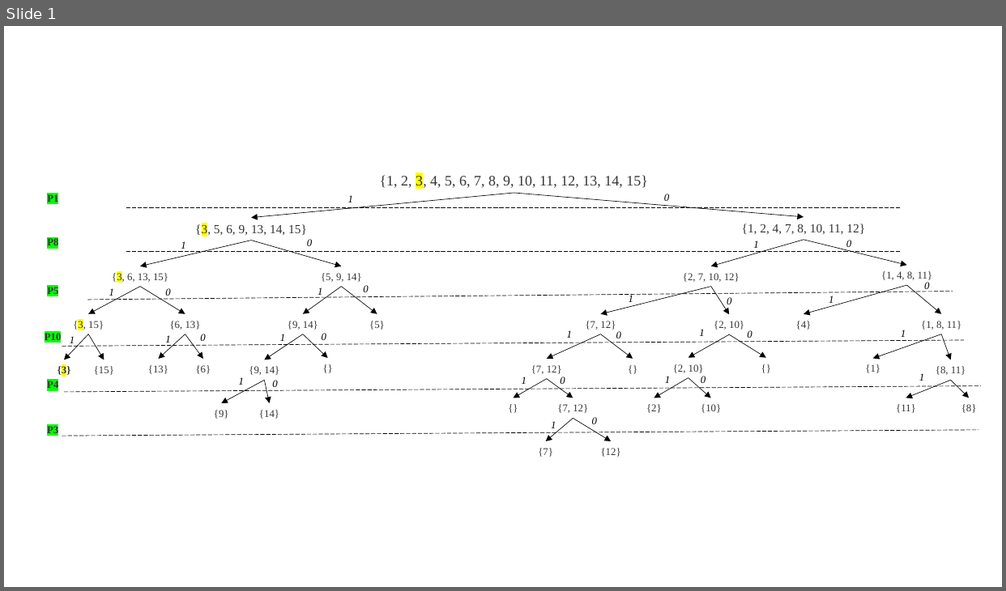
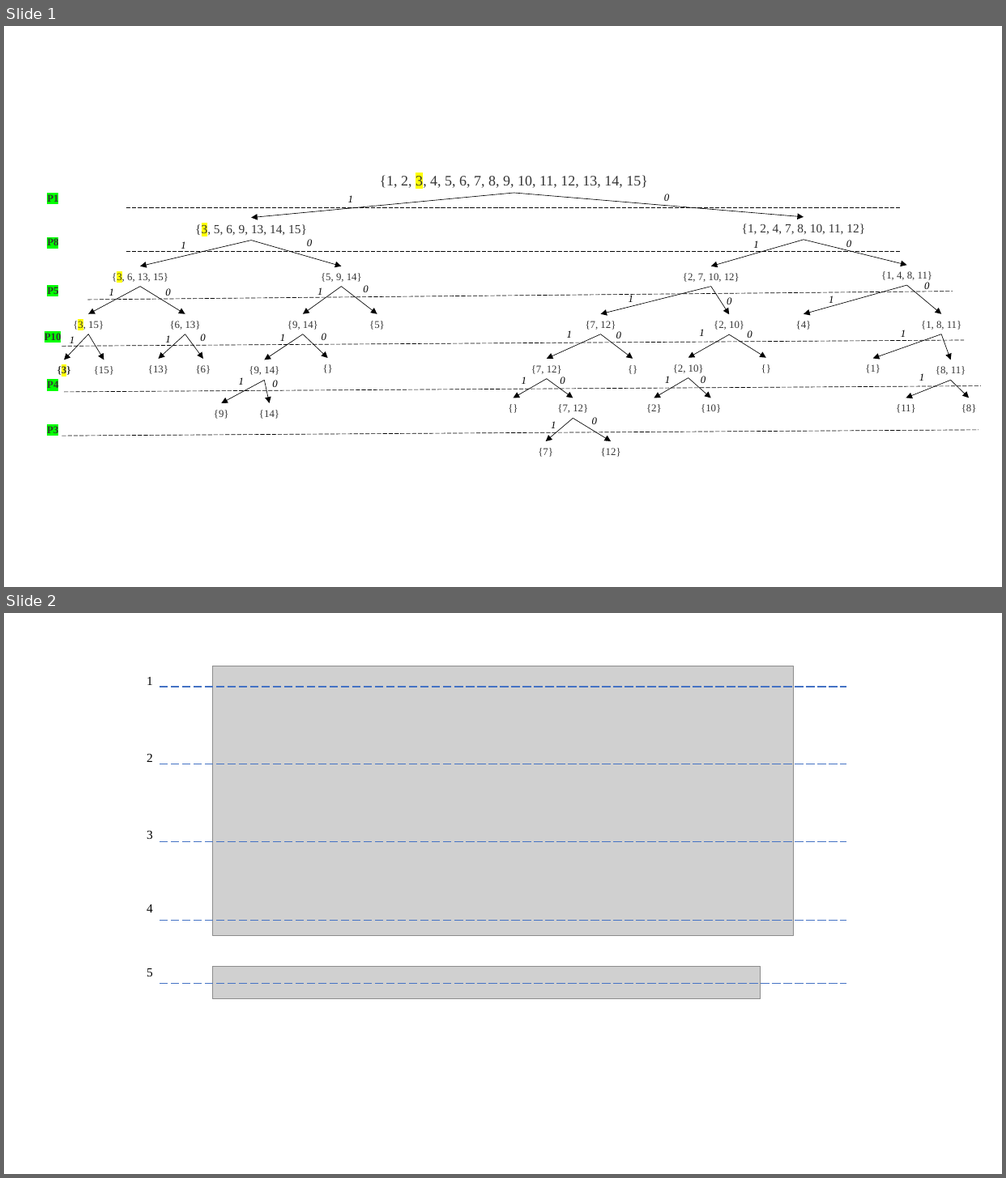
Before and after one commit to endygamedev/university, a slide deck: 3-course-6-semester/decision-support/task-2/draw-2.pptx. Shown one above the other, each under a label of ours: slide 1 before the commit, slides 1 and 2 after it. The pictures are 1006x591 and 1006x1178 pixels, drawn with LibreOffice and Linux fonts; fonts in the diff are those of the drawing; grey boxes stand for pictures. Boxes give left, top, right and bottom in pixels: in the first picture for what was removed or moved away, otherwise in the second. Text is boxed around its words. In the diff, an @@ line names an element or a change of style, - is before the commit and + after.

```diff
--- a/3-course-6-semester/decision-support/task-2/draw-2.pptx
+++ b/3-course-6-semester/decision-support/task-2/draw-2.pptx
@@ slide 2 added at box(4, 613, 1002, 1174), background #FFFFFF @@
@@ text added at box(147, 677, 153, 685), 12 pt, text #000000 @@
+1
@@ picture added at box(212, 666, 794, 935) @@
@@ line added from (160, 687) to (846, 687), #4472C4 1 pt dashed @@
@@ text added at box(147, 754, 153, 762), 12 pt, text #000000 @@
+2
@@ line added from (160, 764) to (846, 764), #4472C4 1 pt dashed @@
@@ text added at box(147, 830, 153, 839), 12 pt, text #000000 @@
+3
@@ line added from (160, 842) to (846, 842), #4472C4 1 pt dashed @@
@@ text added at box(147, 905, 153, 913), 12 pt, text #000000 @@
+4
@@ line added from (160, 921) to (846, 921), #4472C4 1 pt dashed @@
@@ text added at box(147, 969, 153, 977), 12 pt, text #000000 @@
+5
@@ picture added at box(212, 966, 760, 999) @@
@@ line added from (160, 983) to (846, 983), #4472C4 1 pt dashed @@
```
Also in this commit, not shown: 6 other files.
